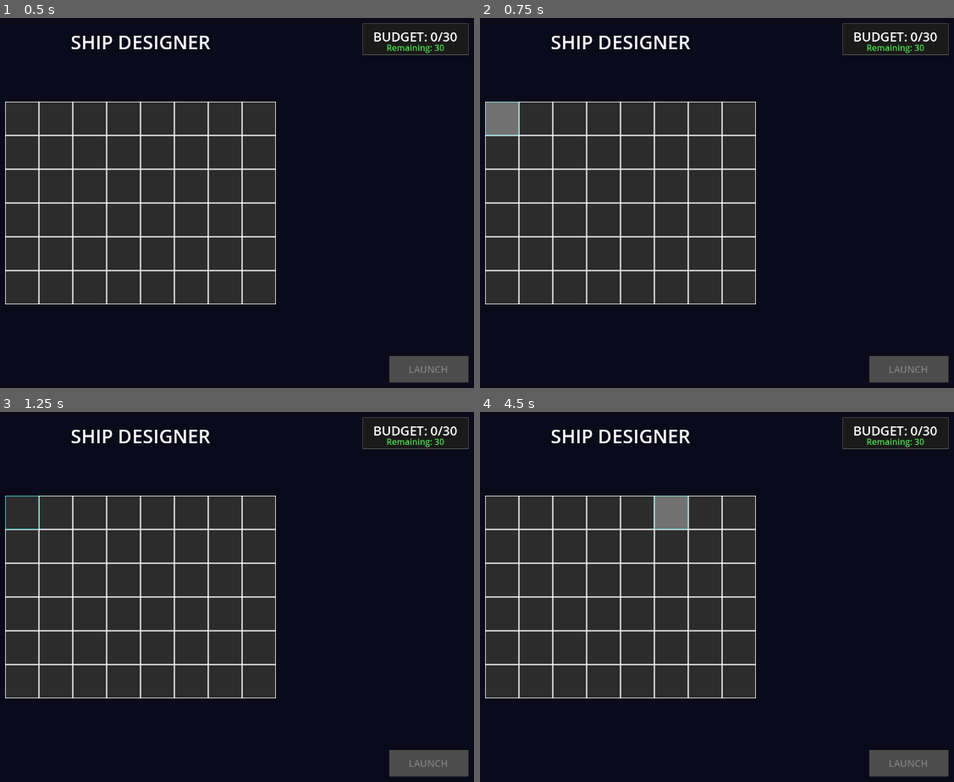
Above: before the commit, frames 1-4 (two rows, left to right).
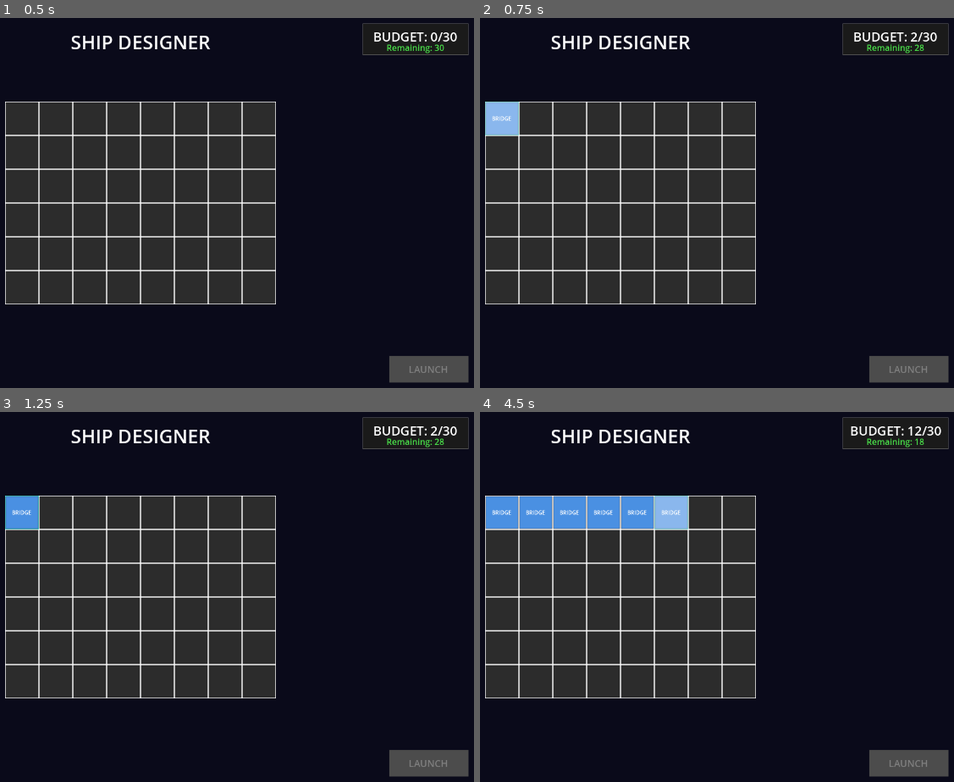
Above: after the commit, the same moments.

Repository: cautiouskurns/Startship-Designer
Game: Godot game, scene res://scenes/main/Main.tscn
Same seed, same stepped clock (60 frames per second), same inputs: the game is played once before the commit and once after it.
Inputs (mouse positions are in pixels of both pictures, inside the frame that each line leads up to):
- Up to frame 1 (0.5 s): no input
- Up to frame 2 (0.75 s): tap Enter at 0.5 s; move the mouse to (503, 117) at 0.52 s; click (503, 117) at 0.67 s
- Up to frame 3 (1.25 s): no input
- Up to frame 4 (4.5 s): tap Space at 1.25, 2.75, 4.25 s; move the mouse to (536, 511) at 1.27 s; click (536, 511) at 1.42 s; tap Enter at 2, 3.5 s; move the mouse to (570, 511) at 2.02 s; click (570, 511) at 2.17 s; move the mouse to (603, 511) at 2.77 s; click (603, 511) at 2.92 s; move the mouse to (636, 511) at 3.52 s; click (636, 511) at 3.67 s; move the mouse to (669, 511) at 4.27 s; click (669, 511) at 4.42 s

Frame 1 is identical in both runs. In frame 2, 0.6% of the frame differs, in the area x 1-94%, y 3-32%; in frame 3, 0.6%; in frame 4, 3.9%, in the area x 1-98%, y 3-32%.

Commit message:
Enhance GridTile and Room functionality with click interactions and room cycling logic in ShipDesigner

Diff:
--- a/scripts/components/GridTile.gd
+++ b/scripts/components/GridTile.gd
@@ -39,10 +39,12 @@
 	if event is InputEventMouseButton and event.pressed:
 		if event.button_index == MOUSE_BUTTON_LEFT:
 			# Left click
+			print("GridTile: Emitting tile_clicked signal for [%d, %d]" % [grid_x, grid_y])
 			emit_signal("tile_clicked", grid_x, grid_y)
 			_play_flash()
 		elif event.button_index == MOUSE_BUTTON_RIGHT:
 			# Right click
+			print("GridTile: Emitting tile_right_clicked signal for [%d, %d]" % [grid_x, grid_y])
 			emit_signal("tile_right_clicked", grid_x, grid_y)
 			_play_flash()
 
@@ -64,33 +66,54 @@
 
 ## Play flash animation on click
 func _play_flash():
+	print("GridTile: Playing flash animation")
+	if not flash_overlay:
+		print("ERROR: flash_overlay is null!")
+		return
+	# Make flash more visible for debugging
+	flash_overlay.z_index = 10  # Draw on top
 	var tween = create_tween()
-	# Flash: 0 → 0.5 alpha → 0 alpha over 0.1 seconds
-	tween.tween_property(flash_overlay, "color:a", 0.5, 0.05)
-	tween.tween_property(flash_overlay, "color:a", 0.0, 0.05)
+	# Flash: 0 → 0.8 alpha → 0 alpha over 0.3 seconds (longer and brighter)
+	tween.tween_property(flash_overlay, "color:a", 0.8, 0.15)
+	tween.tween_property(flash_overlay, "color:a", 0.0, 0.15)
 
 ## Set a room in this tile
 func set_room(room: Node) -> void:
+	print("GridTile [%d,%d]: set_room called with room: %s" % [grid_x, grid_y, room])
 	# Clear existing room if any
 	clear_room()
 
 	# Add new room
 	current_room = room
 	add_child(room)
+	print("  Room added as child. Room type: %s" % (room.room_type if room is Room else "NOT A ROOM"))
 
 	# Center room in tile (2px margin on all sides for 60x60 room in 64x64 tile)
 	if room is Control:
 		room.position = Vector2(2, 2)
+		room.z_index = 1  # Draw on top of FlashOverlay
+		room.visible = true  # Ensure visibility
+		room.modulate = Color(1, 1, 1, 1)  # Ensure full opacity
+		room.mouse_filter = Control.MOUSE_FILTER_IGNORE  # Let clicks pass through to GridTile
+		print("  Room positioned at (2, 2), z_index=1, visible=true, mouse_filter=IGNORE")
+		# Force visual update
+		room.queue_redraw()
+		queue_redraw()
 
 ## Clear the current room from this tile
 func clear_room() -> void:
 	if current_room:
+		print("GridTile [%d,%d]: Clearing room %s" % [grid_x, grid_y, current_room])
 		remove_child(current_room)
 		current_room.queue_free()
 		current_room = null
+	else:
+		print("GridTile [%d,%d]: clear_room called but no room to clear" % [grid_x, grid_y])
 
 ## Get the room type of current room (returns EMPTY if no room)
 func get_room_type() -> RoomData.RoomType:
 	if current_room and current_room is Room:
+		print("GridTile [%d,%d]: get_room_type returning %d" % [grid_x, grid_y, current_room.room_type])
 		return current_room.room_type
+	print("GridTile [%d,%d]: get_room_type returning EMPTY (current_room=%s)" % [grid_x, grid_y, current_room])
 	return RoomData.RoomType.EMPTY
--- a/scripts/components/Room.gd
+++ b/scripts/components/Room.gd
@@ -20,6 +20,14 @@
 	# Center in tile (2px offset from each edge for 4px total margin)
 	position = Vector2(2, 2)
 
+	# Ignore mouse input so clicks pass through to GridTile
+	mouse_filter = Control.MOUSE_FILTER_IGNORE
+
+	# Also set all children to ignore mouse
+	for child in get_children():
+		if child is Control:
+			child.mouse_filter = Control.MOUSE_FILTER_IGNORE
+
 ## Set powered state and update visual
 func set_powered(powered: bool):
 	is_powered = powered
--- a/scripts/designer/ShipDesigner.gd
+++ b/scripts/designer/ShipDesigner.gd
@@ -21,6 +21,16 @@
 
 ## Preload GridTile scene
 var grid_tile_scene = preload("res://scenes/components/GridTile.tscn")
+
+## Preload Room scenes
+var room_scenes = {
+	RoomData.RoomType.BRIDGE: preload("res://scenes/components/rooms/Bridge.tscn"),
+	RoomData.RoomType.WEAPON: preload("res://scenes/components/rooms/Weapon.tscn"),
+	RoomData.RoomType.SHIELD: preload("res://scenes/components/rooms/Shield.tscn"),
+	RoomData.RoomType.ENGINE: preload("res://scenes/components/rooms/Engine.tscn"),
+	RoomData.RoomType.REACTOR: preload("res://scenes/components/rooms/Reactor.tscn"),
+	RoomData.RoomType.ARMOR: preload("res://scenes/components/rooms/Armor.tscn")
+}
 
 ## Store all grid tiles
 var grid_tiles: Array[GridTile] = []
@@ -83,12 +93,60 @@
 	else:
 		return Color(0.886, 0.290, 0.290)  # Red #E24A4A
 
-## Handle tile left-click (stub for Feature 2.2)
+## Get tile at grid coordinates
+func get_tile_at(x: int, y: int) -> GridTile:
+	var index = y * GRID_WIDTH + x
+	if index >= 0 and index < grid_tiles.size():
+		return grid_tiles[index]
+	return null
+
+## Get next room type in cycling order
+func get_next_room_type(current: RoomData.RoomType) -> RoomData.RoomType:
+	# Cycle: EMPTY → BRIDGE → WEAPON → SHIELD → ENGINE → REACTOR → ARMOR → EMPTY
+	var next_value = (int(current) + 1) % 7
+	return next_value as RoomData.RoomType
+
+## Handle tile left-click - cycle through room types
 func _on_tile_clicked(x: int, y: int):
-	print("Tile clicked at: [%d, %d]" % [x, y])
-	# Feature 2.2 will implement room cycling logic here
+	print("Left-click at [%d, %d]" % [x, y])
+	var tile = get_tile_at(x, y)
+	if not tile:
+		print("ERROR: Tile not found!")
+		return
 
-## Handle tile right-click (stub for Feature 2.2)
+	# Get current room type and determine next type
+	var current_type = tile.get_room_type()
+	var next_type = get_next_room_type(current_type)
+	print("Current type: %d, Next type: %d" % [current_type, next_type])
+
+	# If next type is EMPTY, clear the room
+	if next_type == RoomData.RoomType.EMPTY:
+		print("Clearing room")
+		tile.clear_room()
+	else:
+		# Instantiate and place the new room
+		var room_scene = room_scenes.get(next_type)
+		if room_scene:
+			print("Instantiating room type: %d" % next_type)
+			var room = room_scene.instantiate()
+			tile.set_room(room)
+		else:
+			print("ERROR: Room scene not found for type %d" % next_type)
+
+	# Update budget display
+	_update_budget_display()
+
+## Handle tile right-click - remove room
 func _on_tile_right_clicked(x: int, y: int):
-	print("Tile right-clicked at: [%d, %d]" % [x, y])
-	# Feature 2.2 will implement room removal logic here
+	print("Right-click at [%d, %d]" % [x, y])
+	var tile = get_tile_at(x, y)
+	if not tile:
+		print("ERROR: Tile not found!")
+		return
+
+	# Clear the room
+	print("Clearing room from tile")
+	tile.clear_room()
+
+	# Update budget display
+	_update_budget_display()
